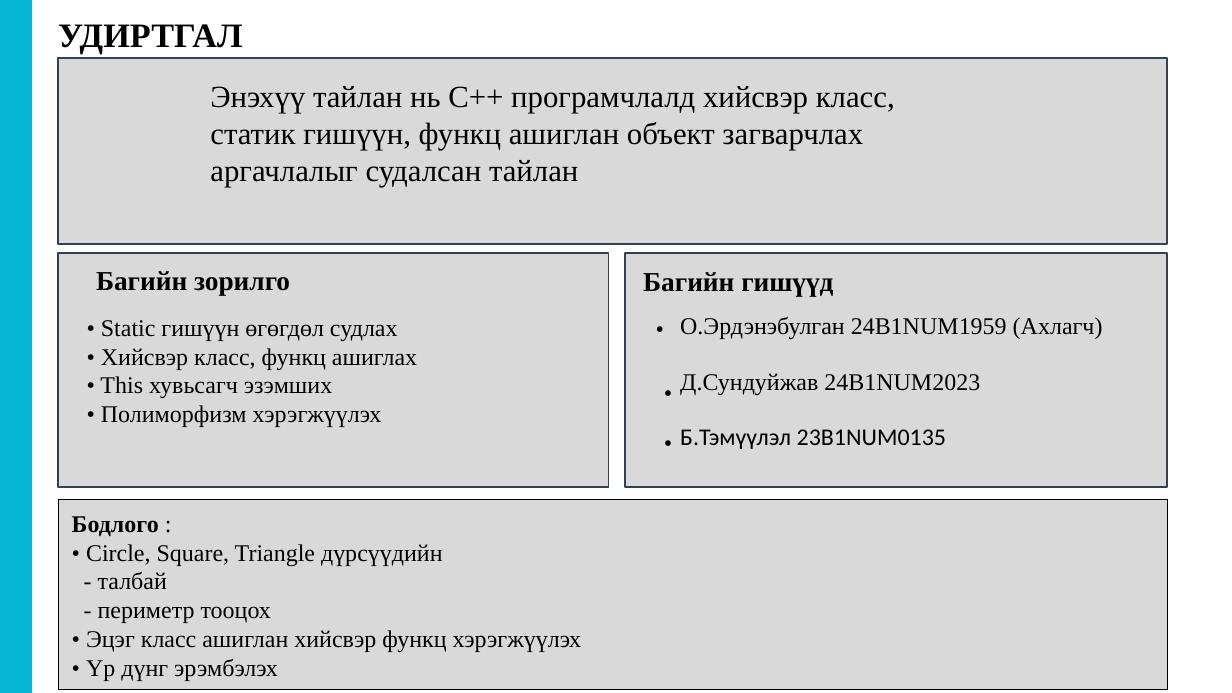
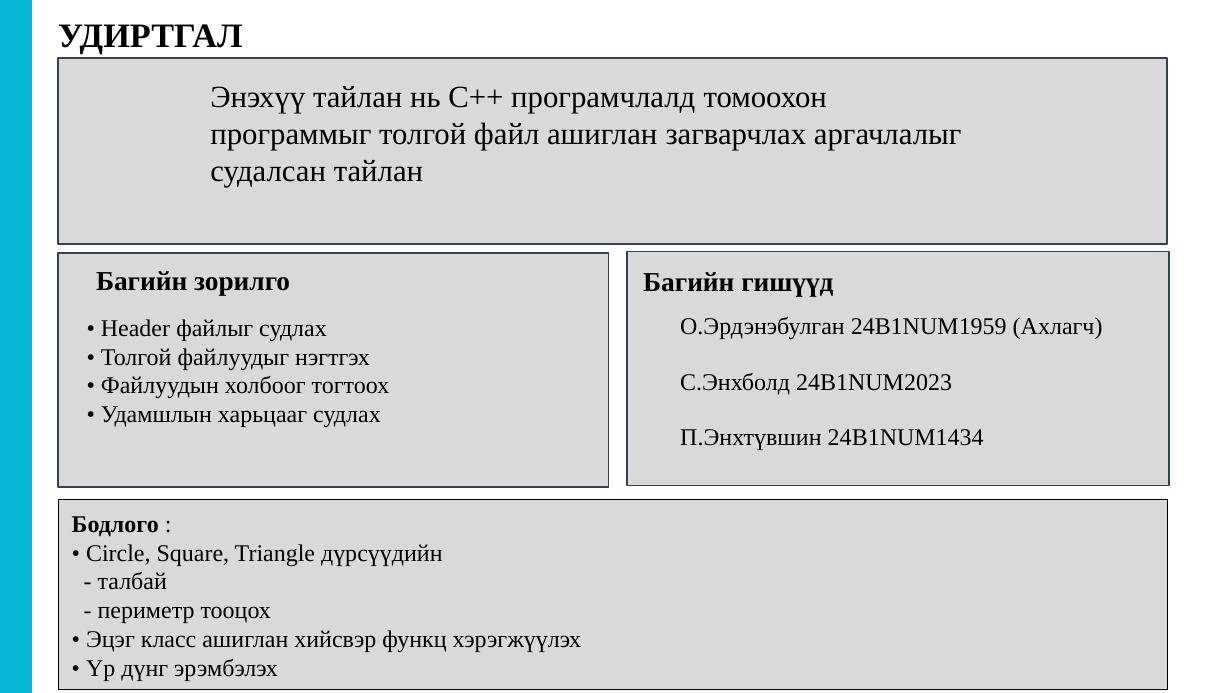
Before and after one commit to ErdenebulganMath/OBJECT-LAB9, a slide deck: slide 3 of ASUULT/lab9.pptx. Drawn at 1232x693 pixels with LibreOffice and Linux fonts; fonts in the diff are those of the drawing. Boxes give left, top, right and bottom in pixels: in the first picture for what was removed or moved away, otherwise in the second. Text is boxed around its words. In the diff, an @@ line names an element or a change of style, - is before the commit and + after.

```diff
--- a/ASUULT/lab9.pptx
+++ b/ASUULT/lab9.pptx
@@ text at (x1=210, y1=86, x2=962, y2=187): text changed @@
-Энэхүү тайлан нь С++ програмчлалд хийсвэр класс, статик гишүүн, функц ашиглан объект загварчлах аргачлалыг судалсан тайлан
+Энэхүү тайлан нь С++ програмчлалд томоохон программыг толгой файл ашиглан загварчлах аргачлалыг судалсан тайлан
@@ text at (x1=101, y1=319, x2=390, y2=427): text changed @@
-• Static гишүүн өгөгдөл судлах
-• Хийсвэр класс, функц ашиглах
-• This хувьсагч эзэмших
-• Полиморфизм хэрэгжүүлэх
+• Header файлыг судлах
+• Толгой файлуудыг нэгтгэх
+• Файлуудын холбоог тогтоох
+• Удамшлын харьцааг судлах
@@ text removed at (x1=643, y1=308, x2=1232, y2=387) @@
-•
@@ text removed at (x1=652, y1=371, x2=1132, y2=450) @@
-•
@@ text at (x1=680, y1=373, x2=952, y2=395): text changed @@
-Д.Сундуйжав 24B1NUM2023
+С.Энхболд 24B1NUM2023
@@ text removed at (x1=652, y1=421, x2=1232, y2=500) @@
-•
@@ text at (x1=680, y1=429, x2=984, y2=450): text changed; font Calibri to Times New Roman @@
-Б.Тэмүүлэл 23B1NUM0135
+П.Энхтүвшин 24B1NUM1434
```
Also in this commit, not shown: 2 other files.
